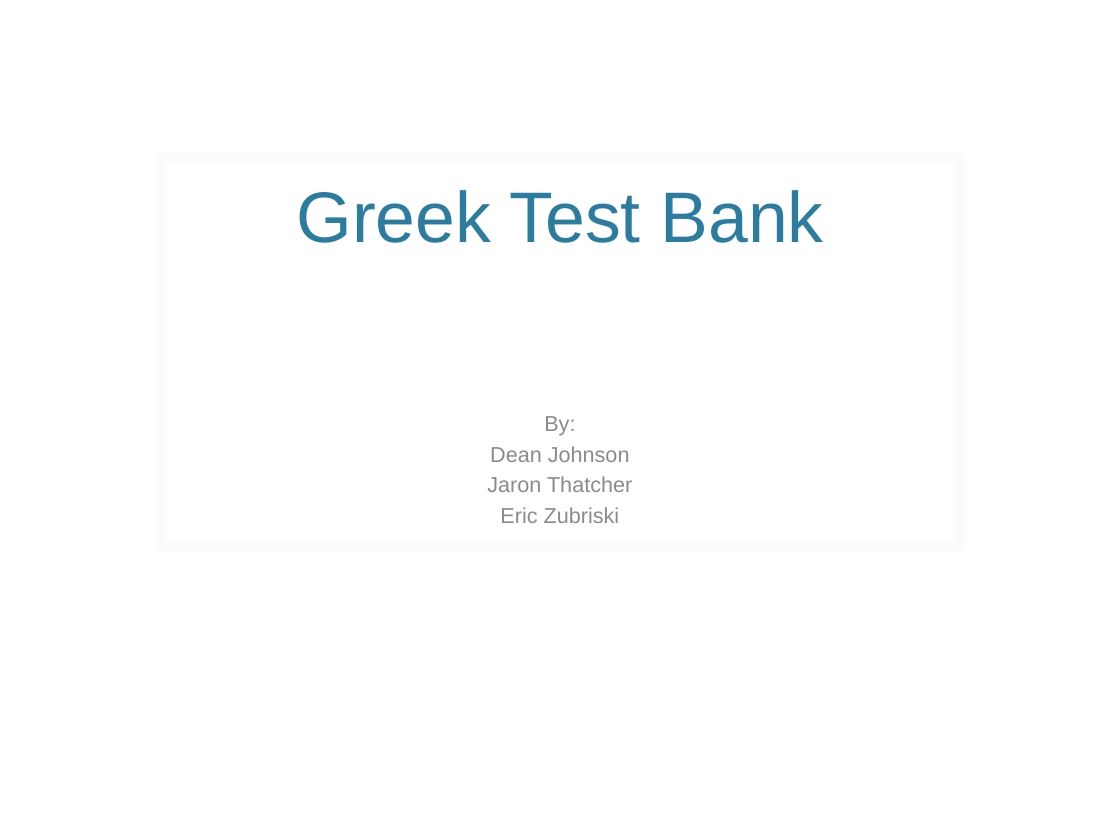
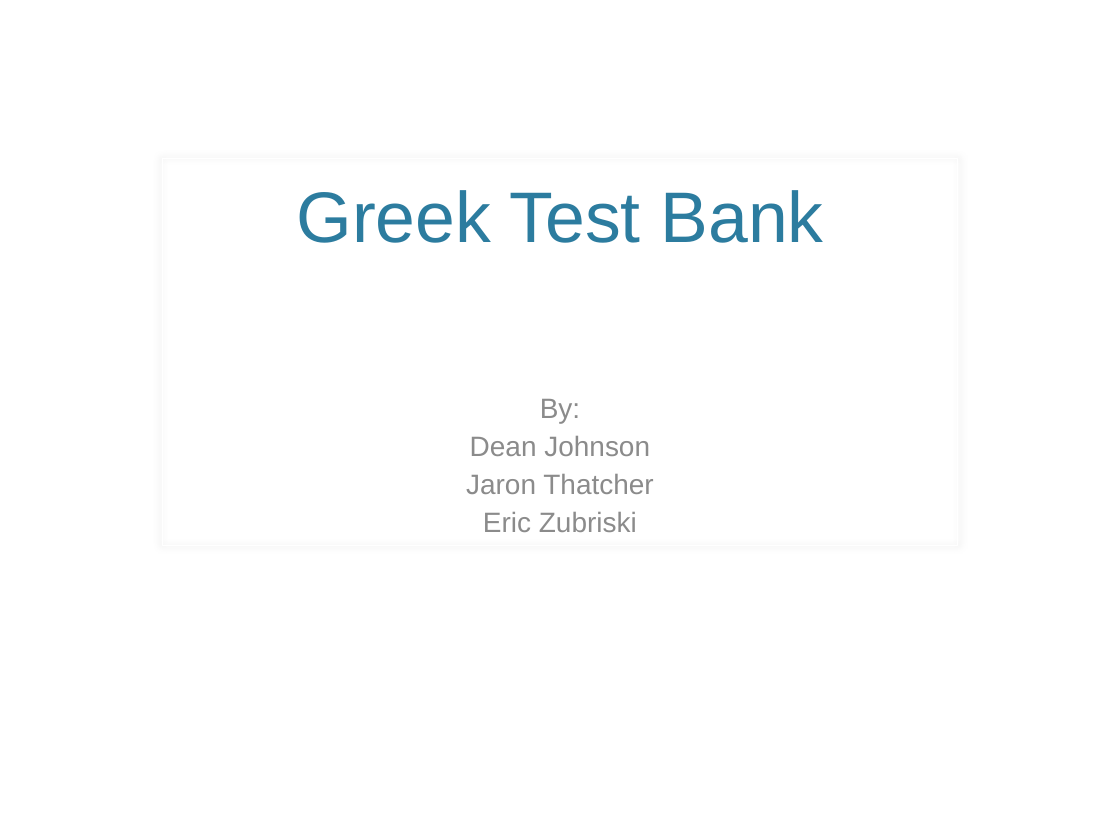
Before and after one commit to dean/Organization-File-Sharer, a slide deck: slide 1 of presentation/gtb_prenetation.pptx. Drawn at 1120x840 pixels with LibreOffice and Linux fonts; fonts in the diff are those of the drawing; background and template pictures are left out. Boxes give left, top, right and bottom in pixels: in the first picture for what was removed or moved away, otherwise in the second. Text is boxed around its words. In the diff, an @@ line names an element or a change of style, - is before the commit and + after.

Commit message:
Small update to ppt.

```diff
--- a/presentation/gtb_prenetation.pptx
+++ b/presentation/gtb_prenetation.pptx
@@ subtitle "By:" moved from (x1=487, y1=416, x2=632, y2=523) to (x1=466, y1=399, x2=653, y2=532) @@
@@ subtitle "By:" at (x1=466, y1=399, x2=653, y2=532): size 13.9 to 18 pt @@
```
